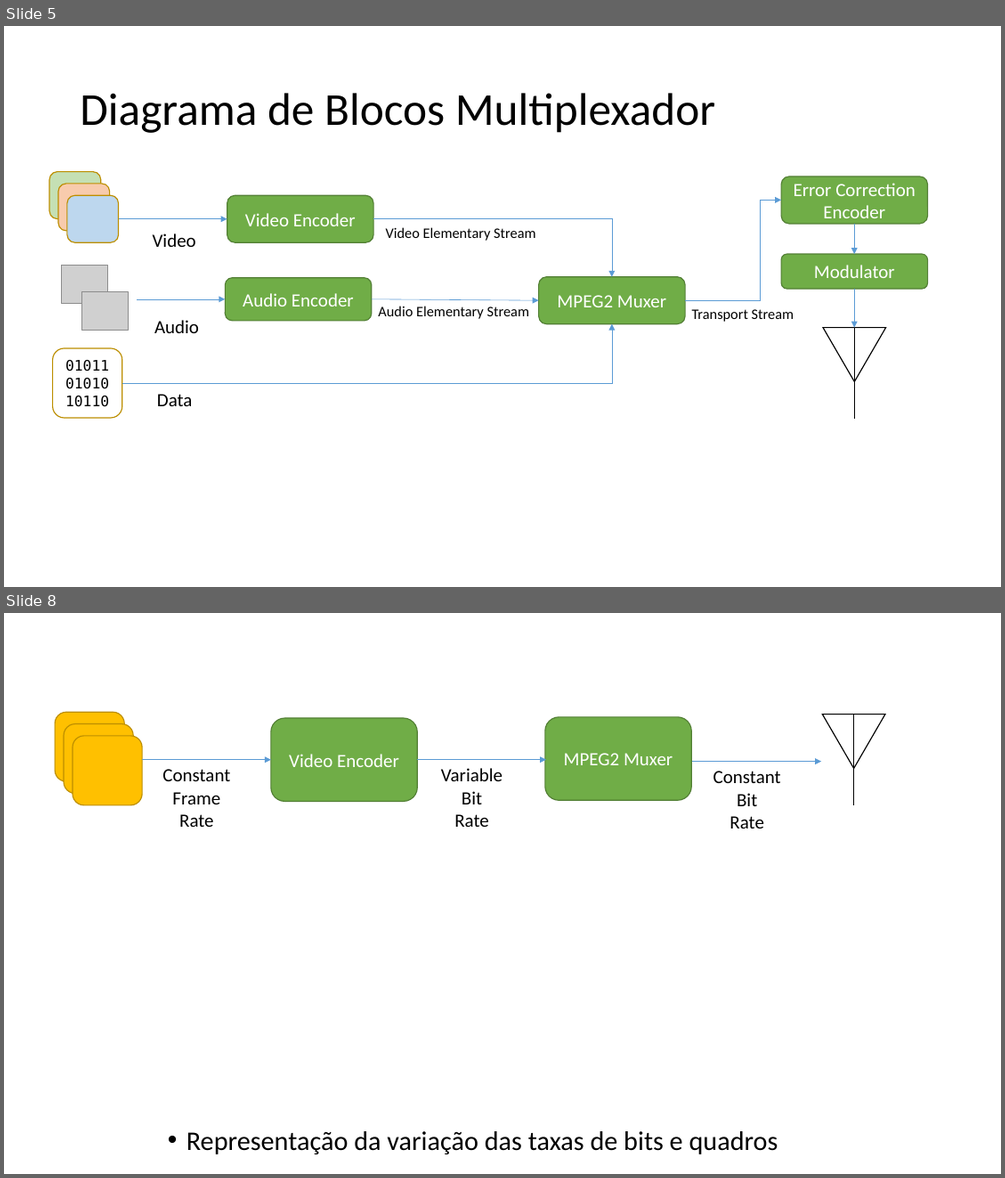
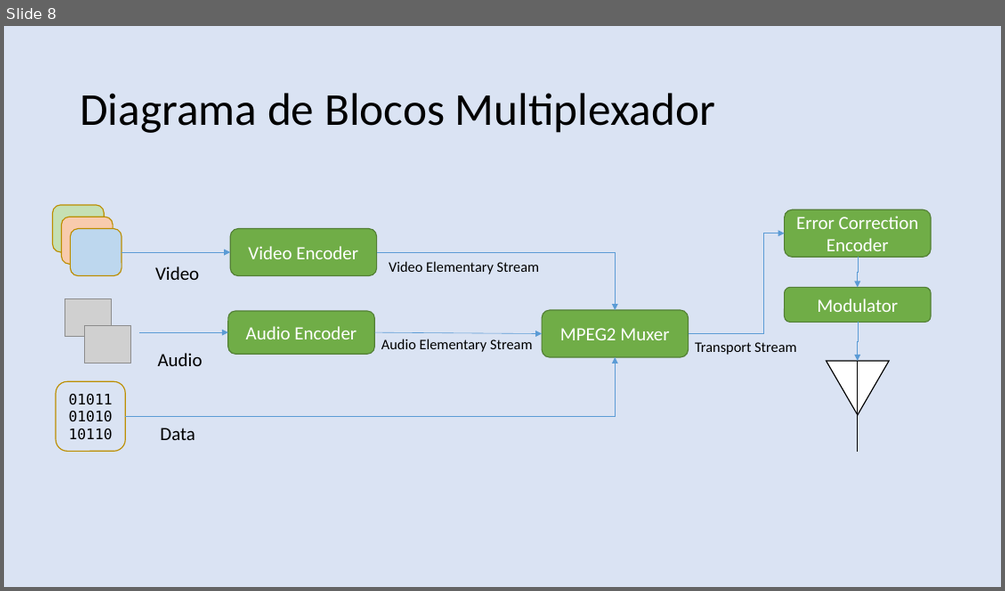
Before and after one commit to nasall2/TCC, a slide deck: relatorio/abntex2-modelos-1.9.2/figuras/apresentacao.pptx. Shown one above the other, each under a label of ours: slides 5 and 8 before the commit, slide 8 after it; the slides between them are not shown. The pictures are 1005x1178 and 1005x591 pixels, drawn with LibreOffice and Linux fonts; fonts in the diff are those of the drawing; grey boxes stand for pictures. Boxes give left, top, right and bottom in pixels: in the first picture for what was removed or moved away, otherwise in the second. Text is boxed around its words. In the diff, an @@ line names an element or a change of style, - is before the commit and + after.

```diff
--- a/relatorio/abntex2-modelos-1.9.2/figuras/apresentacao.pptx
+++ b/relatorio/abntex2-modelos-1.9.2/figuras/apresentacao.pptx
@@ slide 8 removed at (4,613,1001,1174), background #FFFFFF @@
@@ rounded rectangle removed at (55,712,124,781) @@
@@ rounded rectangle removed at (271,718,418,802) @@
-Video Encoder
@@ rounded rectangle removed at (545,717,692,800) @@
-MPEG2 Muxer
@@ triangle removed at (822,714,885,768) @@
@@ line removed from (853, 714) to (853, 805) @@
@@ rounded rectangle removed at (64,723,133,793) @@
@@ rounded rectangle removed at (73,736,142,805) @@
@@ arrow removed from (142, 760) to (271, 760) @@
@@ text removed at (162,769,230,827) @@
-Constant
-Frame
-Rate
@@ arrow removed from (418, 760) to (546, 760) @@
@@ text removed at (441,768,502,827) @@
-Variable
-Bit
-Rate
@@ arrow removed from (693, 761) to (821, 761) @@
@@ text removed at (713,771,781,828) @@
-Constant
-Bit
-Rate
@@ text removed at (186,1131,778,1154) @@
-• Representação da variação das taxas de bits e quadros
@@ what was slide 5 is now slide 8 @@
@@ slide 8 changed as well @@
@@ background #FFFFFF to #DAE3F3 @@
@@ 4 rounded rectangles, 3 texts, 3 elbow arrows: place and size @@
-4 rounded rectangles, 3 texts, 3 elbow arrows at (67,176,928,406)
+4 rounded rectangles, 3 texts, 3 elbow arrows at (71,210,931,440)
@@ 5 rounded rectangles, 3 texts, 3 arrows, 2 pictures, 2 elbow arrows, 1 triangle, 1 line: place and size @@
-5 rounded rectangles, 3 texts, 3 arrows, 2 pictures, 2 elbow arrows, 1 triangle, 1 line at (49,172,928,418)
+5 rounded rectangles, 3 texts, 3 arrows, 2 pictures, 2 elbow arrows, 1 triangle, 1 line at (53,205,931,451)
```
Also in this commit, not shown: 6 other slides changed, 8 slides added, 1 other slide removed, 4 other files.
